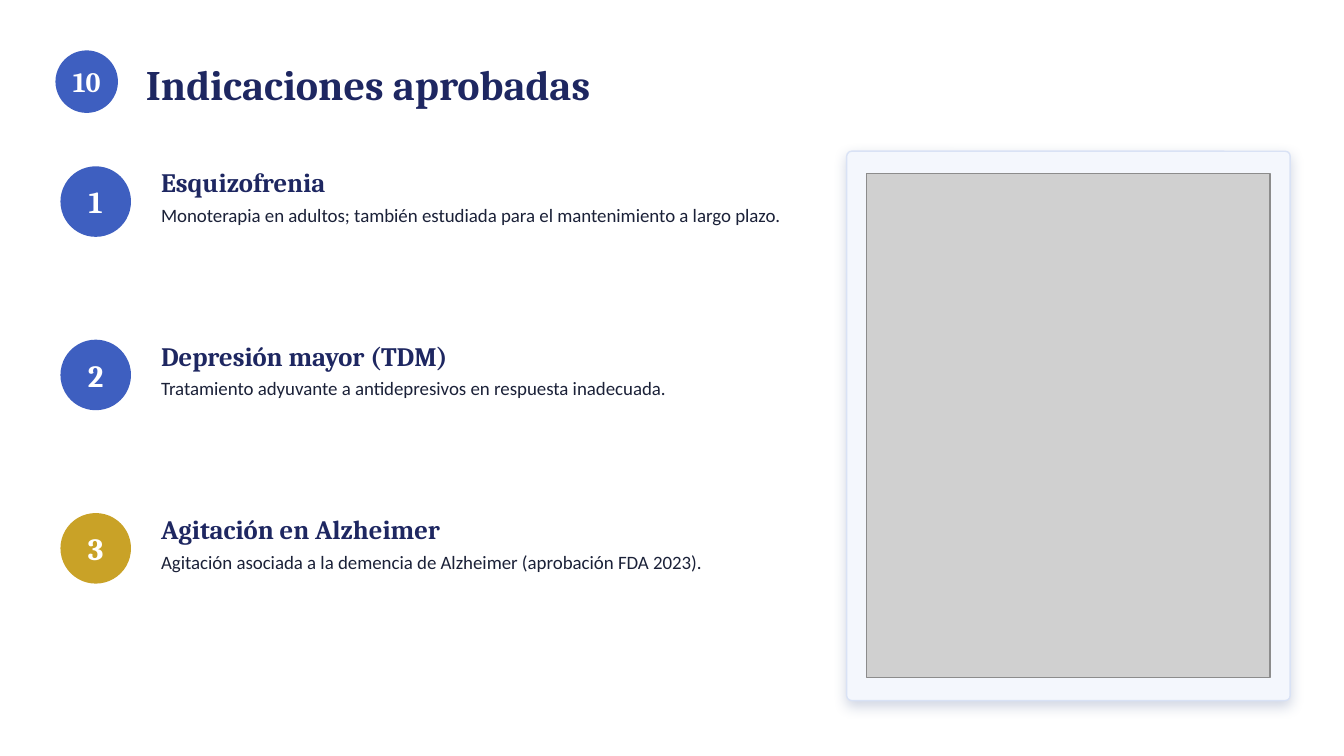
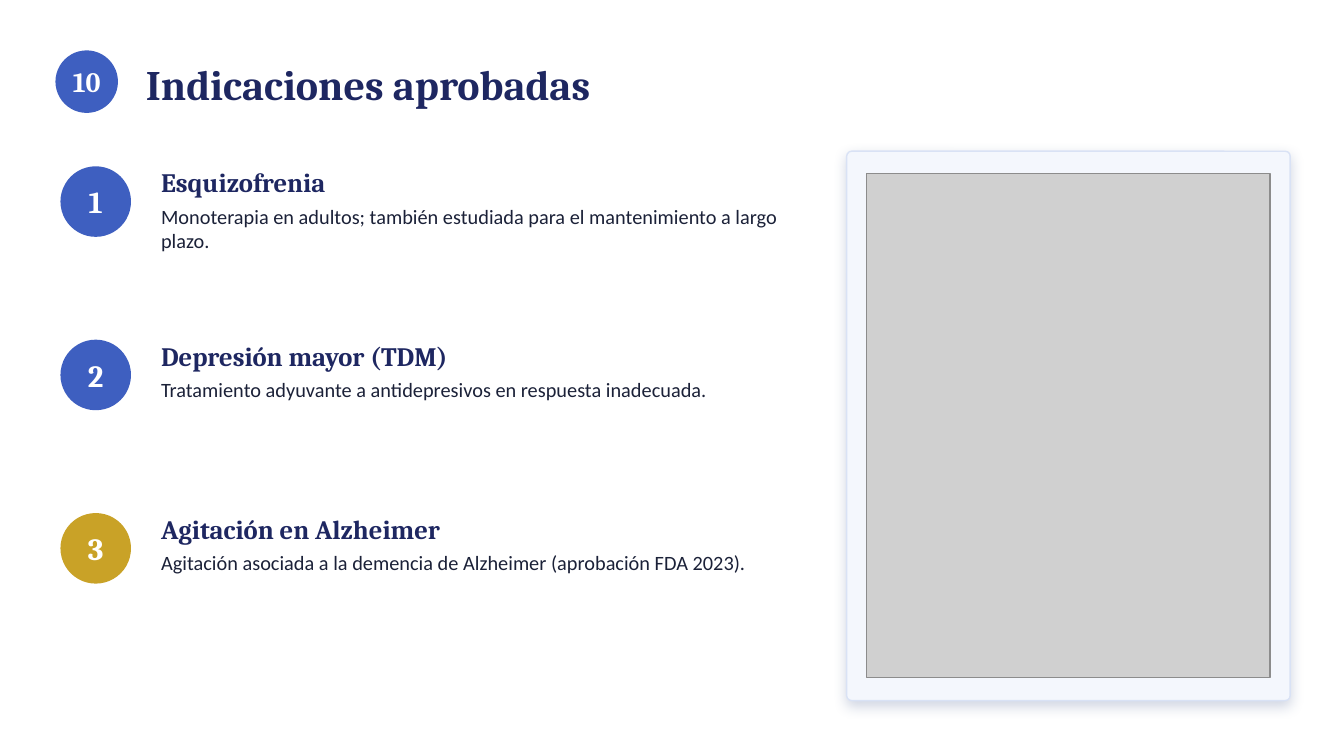
Before and after one commit to rjrm0483-cloud/Proyectos-RJ-., a slide deck: slide 11 of Brexpiprazol_Presentacion_Dra_Heydi_Trujillo.pptx. Drawn at 1344x756 pixels with LibreOffice and Linux fonts; fonts in the diff are those of the drawing; grey boxes stand for pictures. Boxes give left, top, right and bottom in pixels: in the first picture for what was removed or moved away, otherwise in the second. Text is boxed around its words. In the diff, an @@ line names an element or a change of style, - is before the commit and + after.

```diff
--- a/Brexpiprazol_Presentacion_Dra_Heydi_Trujillo.pptx
+++ b/Brexpiprazol_Presentacion_Dra_Heydi_Trujillo.pptx
@@ text at (x1=161, y1=210, x2=776, y2=252): size 13.5 to 14.5 pt in "Monoterapia en adultos; también estudiada para el ..." @@
@@ text at (x1=161, y1=383, x2=706, y2=401): size 13.5 to 14.5 pt in "Tratamiento adyuvante a antidepresivos en respuesta inadecua ..." @@
@@ text at (x1=161, y1=555, x2=745, y2=574): size 13.5 to 14.5 pt in "Agitación asociada a la demencia de Alzheimer ..." @@
```
Also in this commit, not shown: 18 other slides changed, 1 other file.
